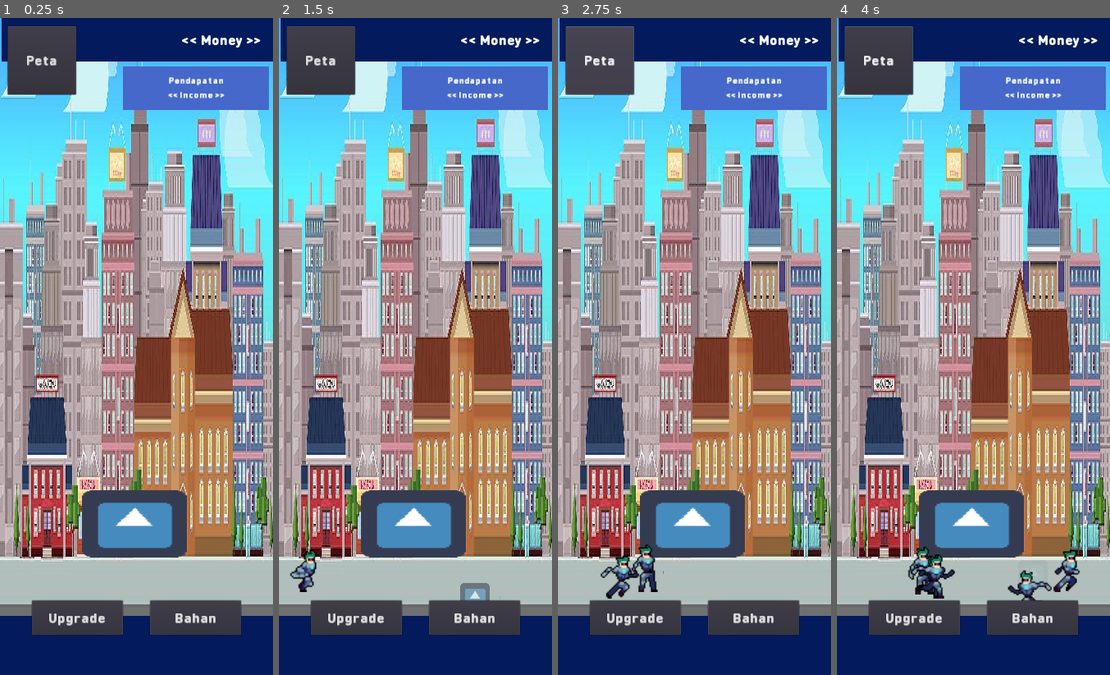
Above: before the commit, frames 1-4 (left to right).
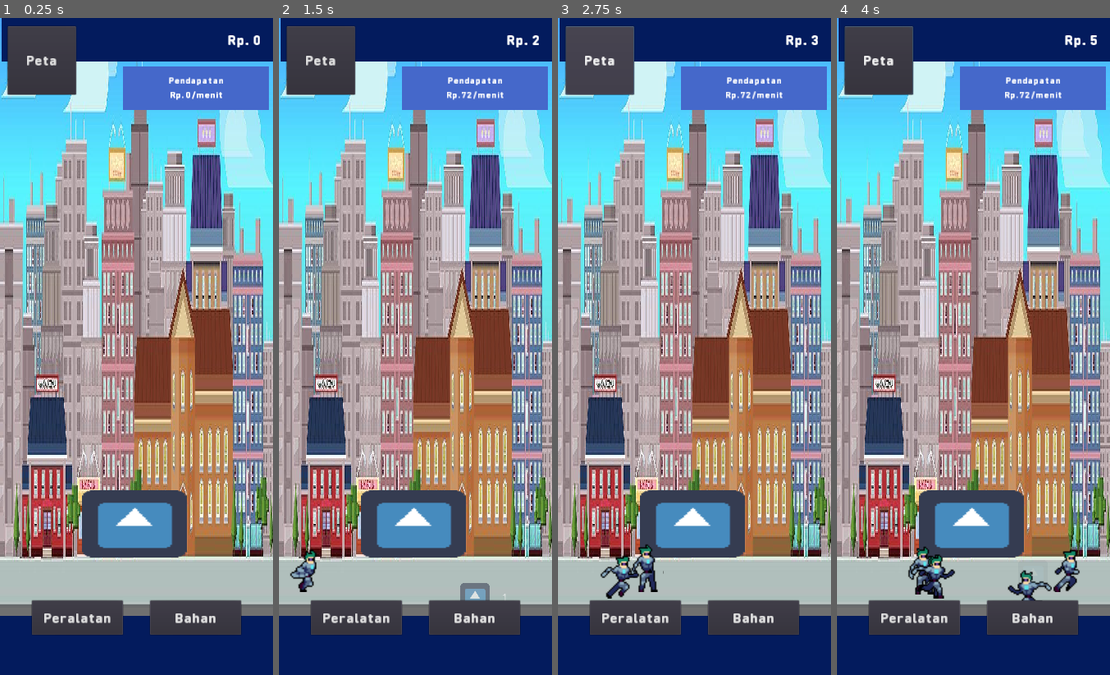
Above: after the commit, the same moments.

Repository: Zakcrust/idlegame-project
Game: Godot game, scene res://Src/View/TestView.tscn
Two runs of this game, one before a commit and one after it. Both use one fixed random seed, a clock stepped at 60 frames per second and the inputs below. The engine's default icon, where the game draws it, is replaced by a stand-in: a white triangle on a blue panel in a dark square.
Inputs:
- Up to frame 1 (0.25 s): no input
- Up to frame 2 (1.5 s): click "Upgrade" (after the commit: "Peralatan") at 0.5 s; click "Bahan" at 1.25 s
- Up to frame 3 (2.75 s): click "Peta" at 2 s
- Up to frame 4 (4 s): click "Upgrade" (after the commit: "Peralatan") at 2.75 s; click "Bahan" at 3.5 s

The runs differ from the first frame. In frame 1, 0.6% of the frame differs, in the area x 16-96%, y 2-93%; in frame 2, 0.6%; in frame 3, 0.6%; in frame 4, 0.6%.

Commit message:
implement item shop, add event manager

Diff:
--- /dev/null
+++ b/Src/Components/Message/Message.gd
@@ -0,0 +1,21 @@
+extends Control
+
+#func _ready():
+#	EventManager.connect("show_message", self, "set_message")
+
+func set_message(message, status = "SUCCESS") -> void:
+	if status == "ERROR":
+		$ColorRect.color = Color.red
+	elif status == "SUCCESS":
+		$ColorRect.color = Color.green
+
+	$Label.text = message
+	animate()
+
+func animate() -> void:
+	$Tween.interpolate_property(self, "rect_global_position", rect_global_position, rect_global_position + Vector2(0, 100), 1.0)
+	$Tween.start()
+	yield($Tween, "tween_all_completed")
+	yield(get_tree().create_timer(2.0), "timeout")
+	$Tween.interpolate_property(self, "rect_global_position", rect_global_position, rect_global_position + Vector2(0, -100), 1.0)
+	$Tween.start()
--- /dev/null
+++ b/Src/Components/Message/Message.tscn
@@ -0,0 +1,40 @@
+[gd_scene load_steps=4 format=2]
+
+[ext_resource path="res://Assets/Font/DINRoundPro-Black.ttf" type="DynamicFontData" id=1]
+[ext_resource path="res://Src/Components/Message/Message.gd" type="Script" id=2]
+
+[sub_resource type="DynamicFont" id=1]
+size = 48
+font_data = ExtResource( 1 )
+
+[node name="Message" type="Control"]
+anchor_right = 1.0
+anchor_bottom = 1.0
+margin_top = -100.0
+margin_bottom = -1440.0
+mouse_filter = 1
+script = ExtResource( 2 )
+__meta__ = {
+"_edit_use_anchors_": false
+}
+
+[node name="ColorRect" type="ColorRect" parent="."]
+anchor_right = 1.0
+anchor_bottom = 1.0
+color = Color( 0.156863, 0.901961, 0.0901961, 1 )
+__meta__ = {
+"_edit_use_anchors_": false
+}
+
+[node name="Label" type="Label" parent="."]
+anchor_right = 1.0
+anchor_bottom = 1.0
+custom_fonts/font = SubResource( 1 )
+text = "<< Message >>"
+align = 1
+valign = 1
+__meta__ = {
+"_edit_use_anchors_": false
+}
+
+[node name="Tween" type="Tween" parent="."]
--- a/Src/Components/Shop.gd
+++ b/Src/Components/Shop.gd
@@ -1,4 +1,6 @@
 extends Sprite
+
+var shop_name = "shop_1"
 
 func _ready():
 	DataManager.set_shop_instance(self)
--- /dev/null
+++ b/Src/Components/ShopItems/UpgradeItem.gd
@@ -0,0 +1,28 @@
+extends ColorRect
+
+var item_name : String
+var item_level : int setget set_item_level
+var item_price : int setget set_item_price
+
+func set_item(item) -> void:
+	item_name = item['item_name']
+	item_level = item['level']
+	item_price = item['price']
+	$HBoxContainer/Labels/Name.text = item_name
+	$HBoxContainer/Labels/Level.text = str(item_level)
+	$HBoxContainer/Labels/Price.text = "Rp. %s" % item_price
+
+func buy_item() -> void:
+	DataManager.buy_item(item_name)
+
+func set_item_level(value) -> void:
+	item_level = value
+	$HBoxContainer/Labels/Level.text = str(item_level)
+
+func set_item_price(value) -> void:
+	item_price = value
+	$HBoxContainer/Labels/Price.text = "Rp. %s" % item_price
+
+
+func _on_Buy_pressed():
+	buy_item()
--- a/Src/View/UpgradeItem.tscn
+++ b/Src/Components/ShopItems/UpgradeItem.tscn
@@ -1,22 +1,23 @@
-[gd_scene load_steps=6 format=2]
+[gd_scene load_steps=7 format=2]
 
-[ext_resource path="res://Assets/Font/DINRoundPro-Black.ttf" type="DynamicFontData" id=1]
-[ext_resource path="res://icon.png" type="Texture" id=2]
+[ext_resource path="res://icon.png" type="Texture" id=1]
+[ext_resource path="res://Assets/Font/DINRoundPro-Black.ttf" type="DynamicFontData" id=2]
+[ext_resource path="res://Src/Components/ShopItems/UpgradeItem.gd" type="Script" id=3]
 
 [sub_resource type="DynamicFont" id=1]
 size = 32
 use_filter = true
-font_data = ExtResource( 1 )
+font_data = ExtResource( 2 )
 
 [sub_resource type="DynamicFont" id=2]
 size = 25
 use_filter = true
-font_data = ExtResource( 1 )
+font_data = ExtResource( 2 )
 
 [sub_resource type="DynamicFont" id=3]
 size = 32
 use_filter = true
-font_data = ExtResource( 1 )
+font_data = ExtResource( 2 )
 
 [node name="UpgradeItem" type="ColorRect"]
 anchor_right = 1.0
@@ -24,6 +25,7 @@
 margin_bottom = -1340.0
 rect_min_size = Vector2( 600, 150 )
 color = Color( 0.835294, 0.431373, 0, 1 )
+script = ExtResource( 3 )
 __meta__ = {
 "_edit_use_anchors_": false
 }
@@ -83,10 +85,12 @@
 "_edit_use_anchors_": false
 }
 
-[node name="Button" type="Button" parent="HBoxContainer"]
+[node name="Buy" type="Button" parent="HBoxContainer"]
 margin_left = 450.0
 margin_right = 600.0
 margin_bottom = 150.0
 rect_min_size = Vector2( 150, 150 )
 custom_fonts/font = SubResource( 3 )
 text = "BUY"
+
+[connection signal="pressed" from="HBoxContainer/Buy" to="." method="_on_Buy_pressed"]
--- a/Src/Tap/Tap.tscn
+++ b/Src/Components/Tap/Tap.tscn
@@ -1,7 +1,7 @@
 [gd_scene load_steps=3 format=2]
 
 [ext_resource path="res://icon.png" type="Texture" id=1]
-[ext_resource path="res://Src/Tap/Tap.gd" type="Script" id=2]
+[ext_resource path="res://Src/Components/Tap/Tap.gd" type="Script" id=2]
 
 [node name="Tap" type="Node2D"]
 script = ExtResource( 2 )
@@ -10,10 +10,11 @@
 texture = ExtResource( 1 )
 
 [node name="Label" type="Label" parent="."]
-margin_left = 33.5251
-margin_top = -14.0
-margin_right = 77.5251
-margin_bottom = 15.0
+margin_left = 20.5251
+margin_top = -25.0
+margin_right = 64.5251
+margin_bottom = 4.0
+rect_scale = Vector2( 2, 2 )
 text = "1"
 align = 1
 valign = 1
--- a/Src/Globals/DataManager.gd
+++ b/Src/Globals/DataManager.gd
@@ -4,12 +4,16 @@
 signal item_bought(status, item)
 signal item_upgraded(status, item)
 signal shop_changed(value)
+signal tap_value_changed(value)
+signal idle_value_changed(value)
+signal ipm_changed(value)
 
 var data = {
-	"currecy" : {
+	"currency" : {
 		"money" : 0,
 		"tap_value" : 1,
-		"idle_value" : 1
+		"idle_value" : 1,
+		"ipm" : 1
 	},
 	"gui" : {
 		"is_loading" : false
@@ -18,33 +22,161 @@
 		"instance" : null,
 		"items" : [
 			{
-				"shop_name" : "",
-				"type" : "",
-				"item_name" : "1",
-				"level" : 1,
-				"price" : 100,
-				"price_multiplier" : 1.1,
-				"unlocked" : false,
-				"effect" : "",
-				"effect_value" : 1.2,
-				"effect_multiplier" : 1.5
+				"item_required" : {
+					"name" : "",
+					"level" : 0
+				},
+				"shop_name" : "shop_1",
+				"type" : "tool",
+				"item_name" : "Kompor",
+				"level" : 1,
+				"price" : 100,
+				"price_multiplier" : 1.07,
+				"unlocked" : false,
+				"effect" : "",
+				"effect_value" : 1,
+				"effect_multiplier" : 1.5,
+				"max_level" : 10
+			},
+			{
+				"item_required" : {
+					"name" : "",
+					"level" : 0
+				},
+				"shop_name" : "shop_1",
+				"type" : "tool",
+				"item_name" : "Wajan",
+				"level" : 1,
+				"price" : 100,
+				"price_multiplier" : 1.07,
+				"unlocked" : false,
+				"effect" : "",
+				"effect_value" : 1,
+				"effect_multiplier" : 1.5,
+				"max_level" : 10
+			},
+			{
+				"item_required" : {
+					"name" : "",
+					"level" : 0
+				},
+				"shop_name" : "shop_1",
+				"type" : "tool",
+				"item_name" : "Spatula",
+				"level" : 1,
+				"price" : 100,
+				"price_multiplier" : 1.07,
+				"unlocked" : false,
+				"effect" : "",
+				"effect_value" : 1,
+				"effect_multiplier" : 1.5,
+				"max_level" : 10
+			},
+			{
+				"item_required" : {
+					"name" : "",
+					"level" : 0
+				},
+				"shop_name" : "shop_1",
+				"type" : "ingredient",
+				"item_name" : "Daging Ayam",
+				"level" : 1,
+				"price" : 100,
+				"price_multiplier" : 1.07,
+				"unlocked" : false,
+				"effect" : "",
+				"effect_value" : 1,
+				"effect_multiplier" : 1.5,
+				"max_level" : 10
+			},
+			{
+				"item_required" : {
+					"name" : "",
+					"level" : 0
+				},
+				"shop_name" : "shop_1",
+				"type" : "ingredient",
+				"item_name" : "Cabe",
+				"level" : 1,
+				"price" : 100,
+				"price_multiplier" : 1.07,
+				"unlocked" : false,
+				"effect" : "",
+				"effect_value" : 1,
+				"effect_multiplier" : 1.5,
+				"max_level" : 10
+			},
+			{
+				"item_required" : {
+					"name" : "",
+					"level" : 0
+				},
+				"shop_name" : "shop_1",
+				"type" : "ingredient",
+				"item_name" : "Bawang putih",
+				"level" : 1,
+				"price" : 100,
+				"price_multiplier" : 1.07,
+				"unlocked" : false,
+				"effect" : "",
+				"effect_value" : 1,
+				"effect_multiplier" : 1.5,
+				"max_level" : 10
 			}
 		],
-		"shops" : {
-			"name" : "e"
+		"shops" : [
+			{
+			"name" : "shop_1"
+		},
+			{
+			"name" : "shop_2"
+		},
+			{
+			"name" : "shop_3"
+		},
+			{
+			"name" : "shop_4"
+		},
+			{
+			"name" : "shop_5"
 		}
+		]
 	}
 }
 
 func _ready():
 	pass
+
+func set_ipm(value) -> void:
+	data['currency']['ipm'] = value
+	emit_signal("ipm_changed", value)
+
+
+func get_ipm() -> int:
+	return data['currency']['ipm']
+
+func set_idle_value(value) -> void:
+	data['currency']['idle_value'] = value
+	emit_signal("idle_value_changed", value)
+
+
+func get_idle_value() -> int:
+	return data['currency']['idle_value']
+
+func set_tap_value(value) -> void:
+	data['currency']['tap_value'] = value
+	emit_signal("tap_value_changed", value)
+
+
+func get_tap_value() -> int:
+	return data['currency']['tap_value']
 
 
 func set_money(value) -> void:
 	data["currency"]["money"] = value
 	emit_signal("money_changed", value)
 
-func get_money(value) -> int:
+func get_money() -> int:
 	return data["currency"]["money"]
 
 func set_shop_instance(instance) -> void:
@@ -65,7 +197,11 @@
 	if data['currency']['money'] < selected_item['price']:
 		emit_signal("item_bought", DataStatus.INSUFFICIENT_MONEY, null)
 		return
-	data['item_name']['unlocked'] = false
+	selected_item['level'] += 1
+	selected_item['price'] *= selected_item['price_multiplier']
+	selected_item['price'] = floor(selected_item['price'])
+	var new_currency = data['currency']['money'] - selected_item['price']
+	set_money(new_currency)
 	emit_signal("item_bought", DataStatus.SUCCESS, selected_item)
 
 
@@ -82,3 +218,10 @@
 		return
 	data['item_name']['unlocked'] = false
 	emit_signal("item_upgraded", DataStatus.SUCCESS, selected_item)
+
+func get_items(type, shop_name) -> Array:
+	var result = []
+	for item in data['shop']['items']:
+		if item['shop_name'] == shop_name and item['type'] == type:
+			result.append(item)
+	return result
--- /dev/null
+++ b/Src/Globals/EventManager.gd
@@ -0,0 +1,4 @@
+extends Node
+
+signal show_message(message, status)
+signal show_pop_up(message)
--- a/Src/View/GameUI.tscn
+++ b/Src/View/GameUI.tscn
@@ -1,7 +1,8 @@
-[gd_scene load_steps=3 format=2]
+[gd_scene load_steps=4 format=2]
 
 [ext_resource path="res://Src/View/UpgradeDrawer.tscn" type="PackedScene" id=1]
 [ext_resource path="res://Src/View/Topbar.tscn" type="PackedScene" id=2]
+[ext_resource path="res://Src/Components/Message/Message.tscn" type="PackedScene" id=3]
 
 [node name="GameUI" type="CanvasLayer"]
 script = ExtResource( 1 )
@@ -9,3 +10,5 @@
 [node name="UpgradeDrawer" parent="." instance=ExtResource( 1 )]
 
 [node name="Topbar" parent="." instance=ExtResource( 2 )]
+
+[node name="Message" parent="." instance=ExtResource( 3 )]
--- a/Src/View/ScrollScript.gd
+++ b/Src/View/ScrollScript.gd
@@ -11,6 +11,7 @@
 
 export (Vector2) var delta_for_swipe := Vector2(8, 8)
 
+var upgrade_item_scene = preload("res://Src/Components/ShopItems/UpgradeItem.tscn")
 
 var look_for_swipe := false
 var swiping := false
@@ -19,6 +20,42 @@
 var swipe_mouse_times := []
 var swipe_mouse_positions := []
 var tween : Tween
+
+func _ready():
+	load_items("tool")
+	load_items("ingredient")
+	DataManager.connect("item_bought", self, "update_item")
+
+func update_item(status, item) -> void:
+	if status == DataStatus.ERROR:
+		EventManager.emit_signal("show_message", "Error has occured", "ERROR")
+	elif status == DataStatus.INSUFFICIENT_MONEY:
+		EventManager.emit_signal("show_message", "Insufficient money", "ERROR")
+	elif status == DataStatus.SUCCESS:
+		for child in $UpgradeContainer.get_children():
+			if child.item_name == item['item_name']:
+				child.item_level = item['level']
+				child.item_price = item['price']
+				return
+
+
+func load_items(group) -> void:
+	var shop_instance = DataManager.get_shop_instance()
+	var data = DataManager.get_items(group, shop_instance.shop_name)
+	var upgrade_item
+	for item in data:
+		upgrade_item = upgrade_item_scene.instance()
+		upgrade_item.set_item(item)
+		$UpgradeContainer.add_child(upgrade_item)
+		upgrade_item.add_to_group(group)
+
+func show_items(group) -> void:
+	for child in $UpgradeContainer.get_children():
+		if child.is_in_group(group):
+			child.show()
+		else:
+			child.hide()
+
 
 func _input(ev) -> void:
 	if !is_visible_in_tree():
--- a/Src/View/TestView.gd
+++ b/Src/View/TestView.gd
@@ -1,8 +1,16 @@
 extends Node2D
 
-var tap_scene : PackedScene = preload("res://Src/Tap/Tap.tscn")
+var tap_scene : PackedScene = preload("res://Src/Components/Tap/Tap.tscn")
 
 var registered_tap : int = 0
+
+var tap_value : int  = 0
+var idle_income : int = 1
+var money : int
+
+func _ready():
+	tap_value = DataManager.get_tap_value()
+	money = DataManager.get_money()
 
 func _input(event):
 	if event is InputEventMouseButton:
@@ -10,11 +18,16 @@
 			generate_coins(event.position)
 			registered_tap += 1
 
+func update_money(value) -> void:
+	pass
 
 func generate_coins(coin_pos : Vector2) -> void:
 	var tap = tap_scene.instance()
 	tap.global_position = coin_pos
-	tap.init("1")
+	tap.init(str(tap_value))
+	money = DataManager.get_money()
+	money += tap_value
+	DataManager.set_money(money)
 	add_child(tap)
 
 
@@ -25,6 +38,8 @@
 	registered_tap = 0
 
 	var npc_to_spawn = TPM / 60
+	var IPM = (TPM * tap_value) + (idle_income * 12)
+	DataManager.set_ipm(IPM)
 	spawn_extra_npc(npc_to_spawn)
 
 
@@ -33,3 +48,9 @@
 	for x in range(0, amount):
 		$YSort/NPCSpawner.npc_spawn()
 		yield(get_tree().create_timer(0.1), "timeout")
+
+
+func _on_IdleTimer_timeout():
+	var idle_money = DataManager.get_money()
+	idle_money += idle_income
+	DataManager.set_money(idle_money)
--- a/Src/View/TestView.tscn
+++ b/Src/View/TestView.tscn
@@ -31,4 +31,9 @@
 
 [node name="GameUI" parent="." instance=ExtResource( 6 )]
 
+[node name="IdleTimer" type="Timer" parent="."]
+wait_time = 5.0
+autostart = true
+
 [connection signal="timeout" from="TPSCounter" to="." method="_on_TPSCounter_timeout"]
+[connection signal="timeout" from="IdleTimer" to="." method="_on_IdleTimer_timeout"]
--- /dev/null
+++ b/Src/View/Topbar.gd
@@ -0,0 +1,13 @@
+extends CanvasLayer
+
+func _ready():
+	set_income(0)
+	set_ipm_view(0)
+	DataManager.connect("money_changed", self, "set_income")
+	DataManager.connect("ipm_changed", self, "set_ipm_view")
+
+func set_income(value) -> void:
+	$Bar/Title.text = "Rp. %s" % value
+
+func set_ipm_view(value) -> void:
+	$IncomeContainer/VBoxContainer/Income.text = "Rp. %s /menit" % value
--- a/Src/View/Topbar.tscn
+++ b/Src/View/Topbar.tscn
@@ -1,6 +1,7 @@
-[gd_scene load_steps=4 format=2]
+[gd_scene load_steps=5 format=2]
 
 [ext_resource path="res://Assets/Font/DINRoundPro-Black.ttf" type="DynamicFontData" id=1]
+[ext_resource path="res://Src/View/Topbar.gd" type="Script" id=2]
 
 [sub_resource type="DynamicFont" id=1]
 size = 32
@@ -13,6 +14,7 @@
 font_data = ExtResource( 1 )
 
 [node name="Topbar" type="CanvasLayer"]
+script = ExtResource( 2 )
 
 [node name="Bar" type="ColorRect" parent="."]
 margin_left = 3.0
--- a/Src/View/UpgradeDrawer.gd
+++ b/Src/View/UpgradeDrawer.gd
@@ -6,7 +6,7 @@
 
 
 func display_upgrades():
-	drawer_label.text = "Upgrade"
+	drawer_label.text = "Peralatan"
 	$AnimationPlayer.play("display_drawer")
 
 
@@ -20,10 +20,12 @@
 
 
 func _on_Upgrade_pressed():
+	$DrawerContainer/VBoxContainer/ScrollContainer.show_items("tool")
 	display_upgrades()
 
 
 func _on_Ingredient_pressed():
+	$DrawerContainer/VBoxContainer/ScrollContainer.show_items("ingredient")
 	display_ingredients()
 
 
--- a/Src/View/UpgradeDrawer.tscn
+++ b/Src/View/UpgradeDrawer.tscn
@@ -1,8 +1,7 @@
-[gd_scene load_steps=9 format=2]
+[gd_scene load_steps=8 format=2]
 
 [ext_resource path="res://Assets/Font/DINRoundPro-Black.ttf" type="DynamicFontData" id=1]
 [ext_resource path="res://Src/View/ScrollScript.gd" type="Script" id=2]
-[ext_resource path="res://Src/View/UpgradeItem.tscn" type="PackedScene" id=3]
 [ext_resource path="res://Src/View/UpgradeDrawer.gd" type="Script" id=4]
 
 [sub_resource type="DynamicFont" id=1]
@@ -160,7 +159,7 @@
 margin_bottom = 75.0
 rect_min_size = Vector2( 200, 75 )
 custom_fonts/font = SubResource( 1 )
-text = "Upgrade"
+text = "Peralatan"
 __meta__ = {
 "_edit_use_anchors_": false
 }
@@ -197,7 +196,7 @@
 }
 
 [node name="TitleContainer" type="ColorRect" parent="DrawerContainer/VBoxContainer"]
-margin_right = 612.0
+margin_right = 600.0
 margin_bottom = 70.0
 rect_min_size = Vector2( 600, 70 )
 color = Color( 0.384314, 0.45098, 0.635294, 1 )
@@ -219,7 +218,7 @@
 
 [node name="ScrollContainer" type="ScrollContainer" parent="DrawerContainer/VBoxContainer"]
 margin_top = 74.0
-margin_right = 612.0
+margin_right = 600.0
 margin_bottom = 1074.0
 rect_min_size = Vector2( 0, 1000 )
 scroll_horizontal_enabled = false
@@ -227,64 +226,8 @@
 
 [node name="UpgradeContainer" type="VBoxContainer" parent="DrawerContainer/VBoxContainer/ScrollContainer"]
 margin_right = 600.0
-margin_bottom = 1270.0
 rect_min_size = Vector2( 600, 0 )
 custom_constants/separation = 10
-
-[node name="UpgradeItem" parent="DrawerContainer/VBoxContainer/ScrollContainer/UpgradeContainer" instance=ExtResource( 3 )]
-anchor_right = 0.0
-anchor_bottom = 0.0
-margin_right = 600.0
-margin_bottom = 150.0
-
-[node name="UpgradeItem2" parent="DrawerContainer/VBoxContainer/ScrollContainer/UpgradeContainer" instance=ExtResource( 3 )]
-anchor_right = 0.0
-anchor_bottom = 0.0
-margin_top = 160.0
-margin_right = 600.0
-margin_bottom = 310.0
-
-[node name="UpgradeItem3" parent="DrawerContainer/VBoxContainer/ScrollContainer/UpgradeContainer" instance=ExtResource( 3 )]
-anchor_right = 0.0
-anchor_bottom = 0.0
-margin_top = 320.0
-margin_right = 600.0
-margin_bottom = 470.0
-
-[node name="UpgradeItem4" parent="DrawerContainer/VBoxContainer/ScrollContainer/UpgradeContainer" instance=ExtResource( 3 )]
-anchor_right = 0.0
-anchor_bottom = 0.0
-margin_top = 480.0
-margin_right = 600.0
-margin_bottom = 630.0
-
-[node name="UpgradeItem5" parent="DrawerContainer/VBoxContainer/ScrollContainer/UpgradeContainer" instance=ExtResource( 3 )]
-anchor_right = 0.0
-anchor_bottom = 0.0
-margin_top = 640.0
-margin_right = 600.0
-margin_bottom = 790.0
-
-[node name="UpgradeItem6" parent="DrawerContainer/VBoxContainer/ScrollContainer/UpgradeContainer" instance=ExtResource( 3 )]
-anchor_right = 0.0
-anchor_bottom = 0.0
-margin_top = 800.0
-margin_right = 600.0
-margin_bottom = 950.0
-
-[node name="UpgradeItem7" parent="DrawerContainer/VBoxContainer/ScrollContainer/UpgradeContainer" instance=ExtResource( 3 )]
-anchor_right = 0.0
-anchor_bottom = 0.0
-margin_top = 960.0
-margin_right = 600.0
-margin_bottom = 1110.0
-
-[node name="UpgradeItem8" parent="DrawerContainer/VBoxContainer/ScrollContainer/UpgradeContainer" instance=ExtResource( 3 )]
-anchor_right = 0.0
-anchor_bottom = 0.0
-margin_top = 1120.0
-margin_right = 600.0
-margin_bottom = 1270.0
 
 [node name="AnimationPlayer" type="AnimationPlayer" parent="."]
 anims/display_drawer = SubResource( 3 )
--- a/project.godot
+++ b/project.godot
@@ -46,6 +46,7 @@
 
 DataManager="*res://Src/Globals/DataManager.gd"
 DataStatus="*res://Src/Globals/DataStatus.gd"
+EventManager="*res://Src/Globals/EventManager.gd"
 
 [display]
 
Not shown: 1 places in Src/Components/ShopItems/UpgradeItem.tscn that only renumber resources
Renamed: Src/Tap/Tap.gd -> Src/Components/Tap/Tap.gd
